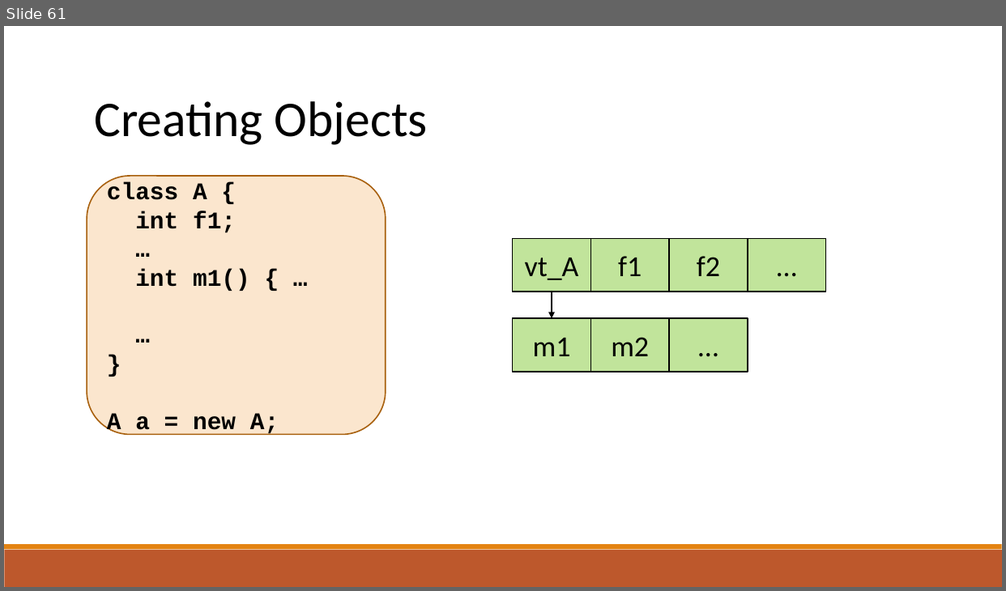
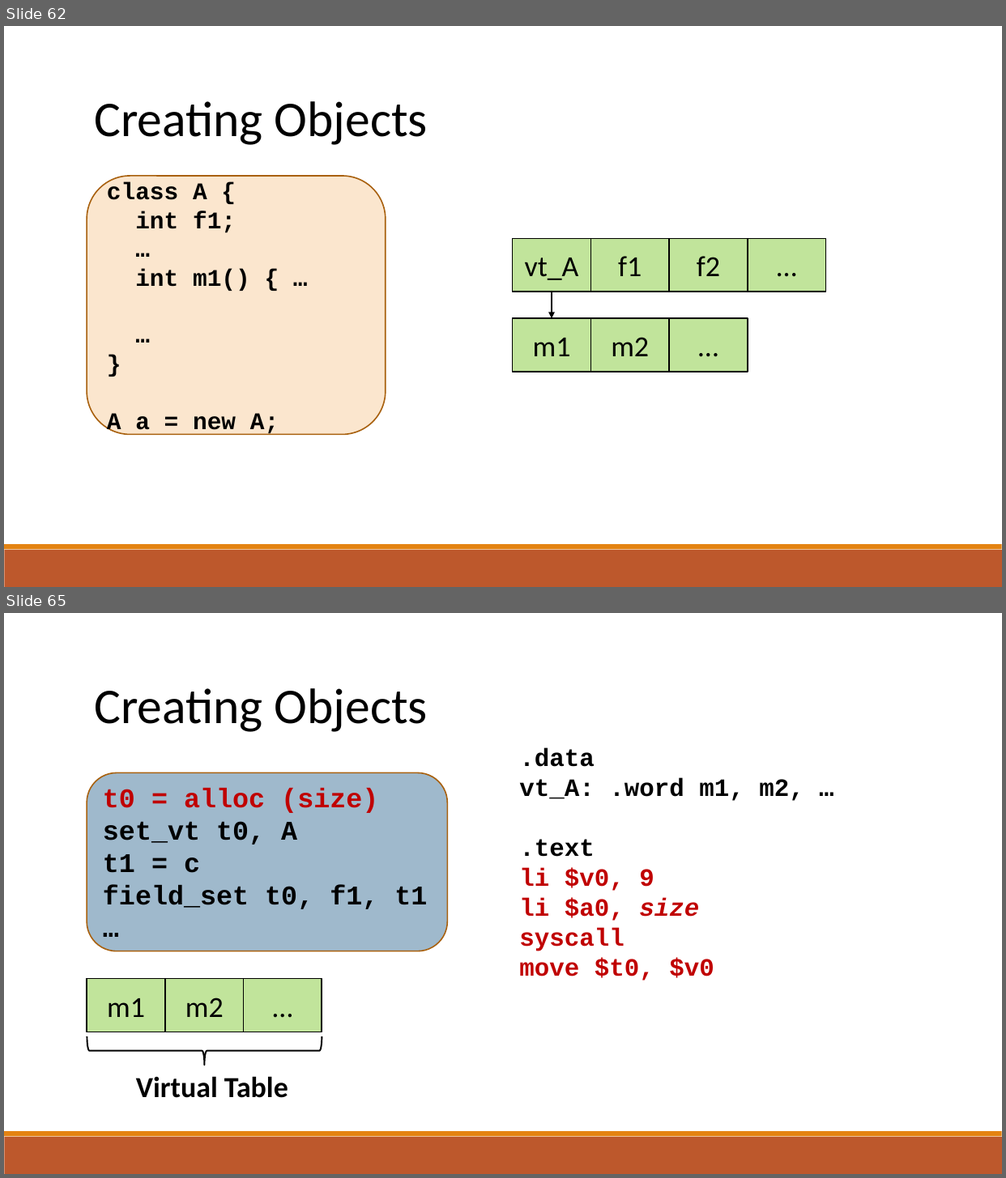
Before and after one commit to raghadzeidan/COMPILATION_TAU_FOR_STUDENTS, a slide deck: new_slides/codegen.pptx. Shown one above the other, each under a label of ours: slide 61 before the commit, slides 62 and 65 after it; the slides between them are not shown. The pictures are 1006x591 and 1006x1178 pixels, drawn with LibreOffice and Linux fonts; fonts in the diff are those of the drawing. Boxes give left, top, right and bottom in pixels: in the first picture for what was removed or moved away, otherwise in the second. Text is boxed around its words. In the diff, an @@ line names an element or a change of style, - is before the commit and + after.

```diff
--- a/new_slides/codegen.pptx
+++ b/new_slides/codegen.pptx
@@ slide 65 added at bbox=[4, 613, 1002, 1174], background #FFFFFF; not listed: 2 template elements that a slide beside it also shows @@
@@ text added at bbox=[94, 688, 428, 732], 48 pt, text #000000 @@
+Creating Objects
@@ text added at bbox=[519, 748, 803, 981], 24 pt, text #C00000, bold @@
+.data
+vt_A: .word m1, m2, …
+.text
+li $v0, 9
+li $a0, size
+syscall
+move $t0, $v0
@@ rounded rectangle added at bbox=[87, 773, 448, 952], fill #40749B at 50% opacity, outline #A9610D 1.25 pt, 26 pt, text #000000, bold @@
+t0 = alloc (size)
+set_vt t0, A
+t1 = c
+field_set t0, f1, t1
+…
@@ rectangle added at bbox=[87, 979, 166, 1033], fill #92D050 at 57% opacity, outline #000000 1.25 pt, 28 pt, text #000000 @@
+m1
@@ rectangle added at bbox=[165, 979, 244, 1033], fill #92D050 at 57% opacity, outline #000000 1.25 pt, 28 pt, text #000000 @@
+m2
@@ rectangle added at bbox=[244, 979, 322, 1033], fill #92D050 at 57% opacity, outline #000000 1.25 pt, 28 pt, text #000000 @@
+…
@@ left brace added at bbox=[87, 1037, 322, 1065], outline #000000 1.5 pt @@
@@ text added at bbox=[136, 1076, 288, 1098], 28 pt, text #000000, bold @@
+Virtual Table
@@ what was slide 61 is now slide 62 @@
```
Also in this commit, not shown: 11 slides changed, 12 other slides added, 1 other file.
